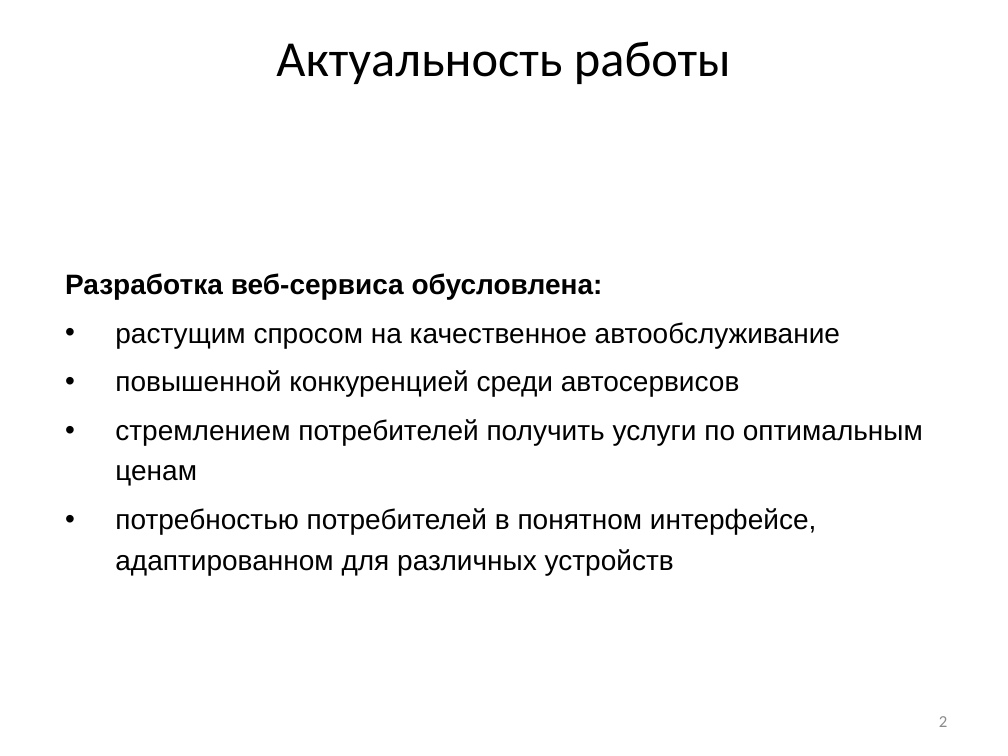
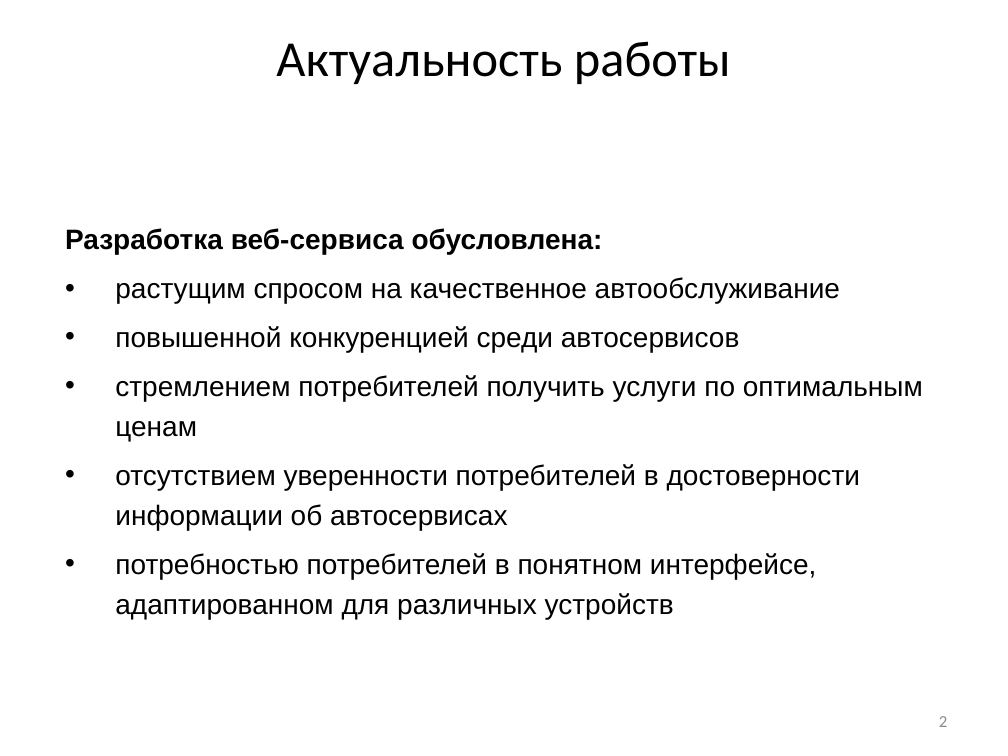
Before and after one commit to vadimgilka/-arRatingWebsite, a slide deck: slide 2 of Documentation/My documentation/Predzashita_Gailevich.pptx. Drawn at 1008x756 pixels with LibreOffice and Linux fonts; fonts in the diff are those of the drawing. Boxes give left, top, right and bottom in pixels: in the first picture for what was removed or moved away, otherwise in the second. Text is boxed around its words. In the diff, an @@ line names an element or a change of style, - is before the commit and + after.

```diff
--- a/Documentation/My documentation/Predzashita_Gailevich.pptx
+++ b/Documentation/My documentation/Predzashita_Gailevich.pptx
@@ subtitle at box(115, 464, 860, 530): paragraph added @@
+• отсутствием уверенности потребителей в достоверности информации об автосервисах
```
Also in this commit, not shown: 4 other slides changed, 2 slides added.
